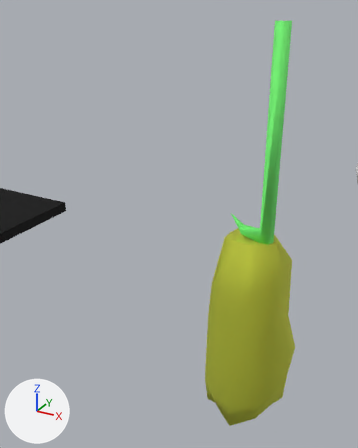
The Blender file Assets/Axtras/Models/Hazards.blend: old version first, new version second.
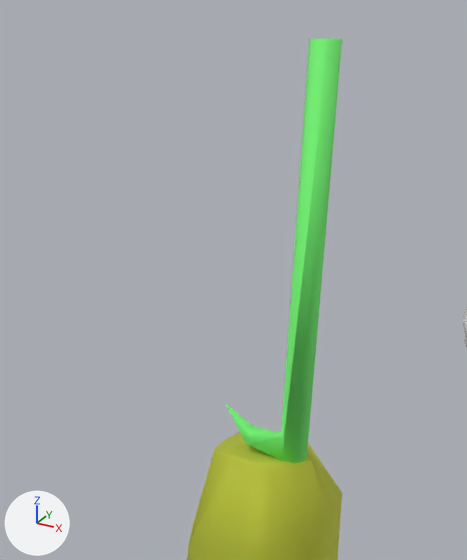
Old and new are each drawn from a 50 mm lens placed at (0.99, 2.1, 2.95), pointed at (-0.28, 4.4, 1.8) and again close up on the part from 31% to 100% of the width and 0% to 66% of the height. The axes (+X, +Y, +Z) are drawn at lower left. The lights are the same throughout.

Before the edit, the objects in view are built like this:
```python
me_mesh_001 = bpy.data.meshes.new('Mesh.001')
me_mesh_001.from_pydata(...)  # 127 vertices, 143 faces; spans x -14.8..11.4, y -12.2..14.3, z 3.8..113.4
# faces by material slot: [107, 36]
me_mesh_001.materials.append(mat_meatonhook)  # yellow #d2d95a
me_mesh_001.materials.append(mat_hook)  # green #98fb98
# before: 113 (4.3, -0.5, 113.4) at pixel (342, 39), 114 (3.3, 1.2, 113.4) at pixel (338, 38), 115 (1.3, 1.2, 113.4) at pixel (322, 38), 116 (0.3, -0.5, 113.4) at pixel (309, 38), 117 (1.3, -2.2, 113.4) at pixel (312, 39)
# before: 118 (3.3, -2.2, 113.4) at pixel (329, 39)
ob_hookmeat = bpy.data.objects.new('HookMeat', me_mesh_001)
ob_hookmeat.location = (0.0, 5.0, 0.0)
ob_hookmeat.scale = (0.0254, 0.0254, 0.0254)
```
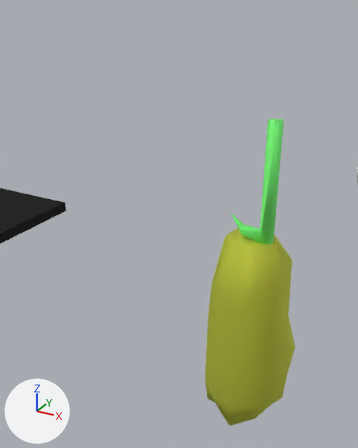
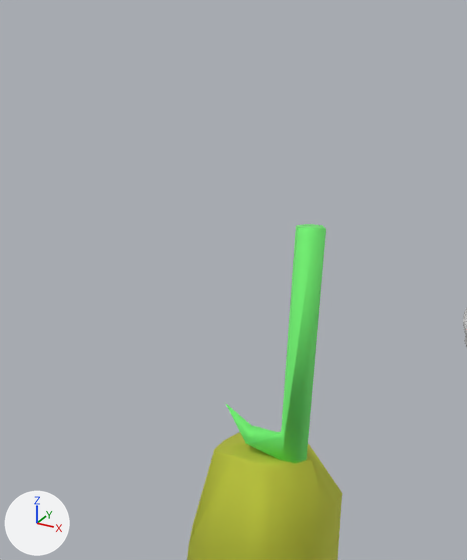
Location of each change, (x1, y1, x2, y2) in pixels of the close-ups (467 x 560 px; the box of a moved part takes in the faces that stretch with it):
'HookMeat', reshaped
    before: (187, 38, 342, 560)
    after: (187, 224, 342, 560)
part 1 of me_mesh_001, moved or reshaped
    before: (281, 38, 342, 463)
    after: (281, 224, 326, 463)

Patch to the scene script:
```diff
--- a/Assets/Axtras/Models/Hazards.blend.py
+++ b/Assets/Axtras/Models/Hazards.blend.py
@@ me_mesh_001 @@
 me_mesh_001.from_pydata(...)  # 127 vertices, 143 faces; spans x -14.8..11.4, y -12.2..14.3, z 3.8..113.4
 # used by ob_hookmeat; location = (0.0, 5.0, 0.0); scale = (0.0254, 0.0254, 0.0254)
+# me_mesh_001 part 1
+for i in [*range(113, 119)]: me_mesh_001.vertices[i].co += Vector((0.0, 0.0, -21.7))
 me_mesh_001.materials.append(mat_meatonhook)
```
